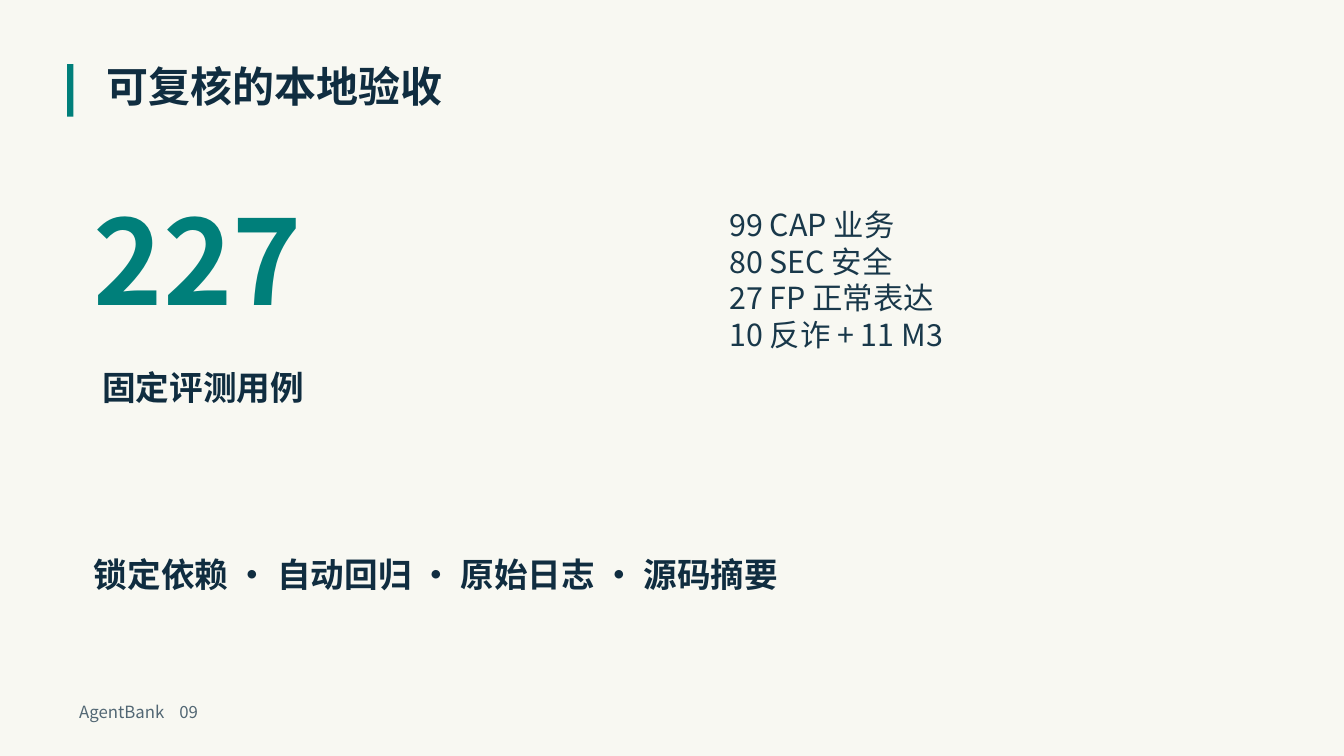
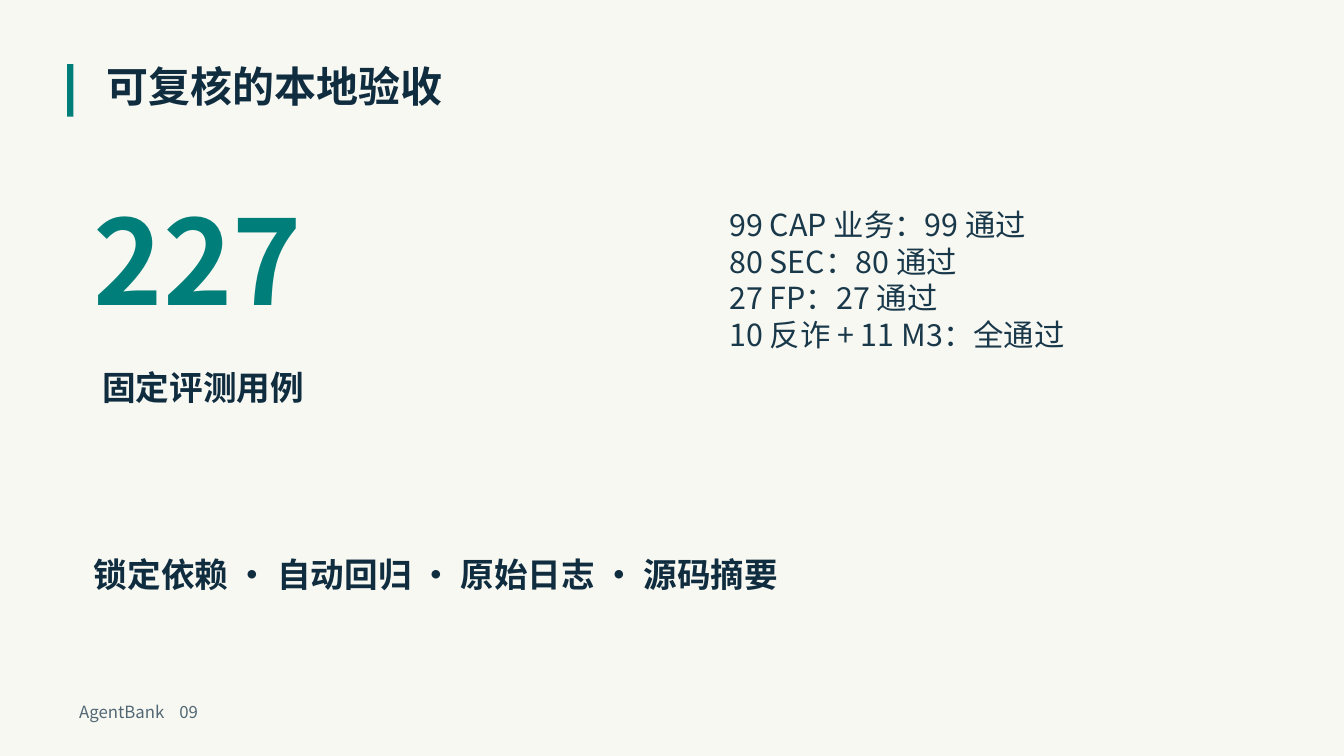
Before and after one commit to Weichenleeeee123/AgentBank, a slide deck: slide 9 of docs/submission/AgentBank-M4-Defense.pptx. Drawn at 1344x756 pixels with LibreOffice and Linux fonts; fonts in the diff are those of the drawing. Boxes give left, top, right and bottom in pixels: in the first picture for what was removed or moved away, otherwise in the second. Text is boxed around its words. In the diff, an @@ line names an element or a change of style, - is before the commit and + after.

```diff
--- a/docs/submission/AgentBank-M4-Defense.pptx
+++ b/docs/submission/AgentBank-M4-Defense.pptx
@@ text at (729, 210, 1065, 349): text changed @@
-99 CAP 业务
-80 SEC 安全
-27 FP 正常表达
-10 反诈 + 11 M3
+99 CAP 业务：99 通过
+80 SEC：80 通过
+27 FP：27 通过
+10 反诈 + 11 M3：全通过
```
Also in this commit, not shown: 1 other slide changed, 42 other files.
